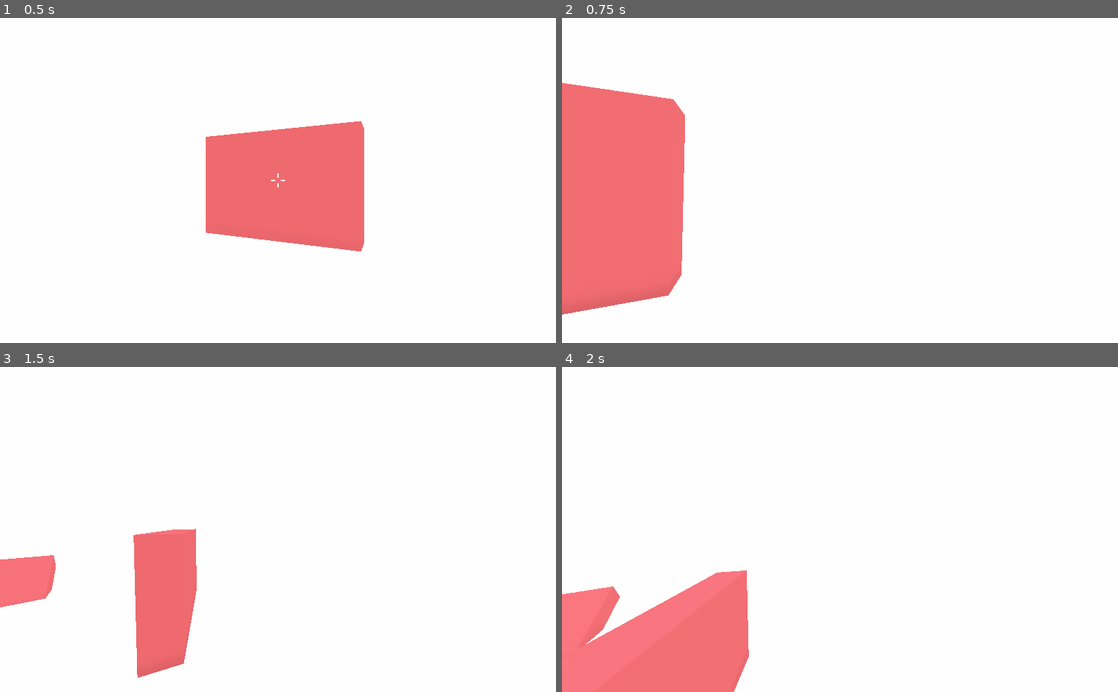
Above: before the commit, frames 1-4 (two rows, left to right).
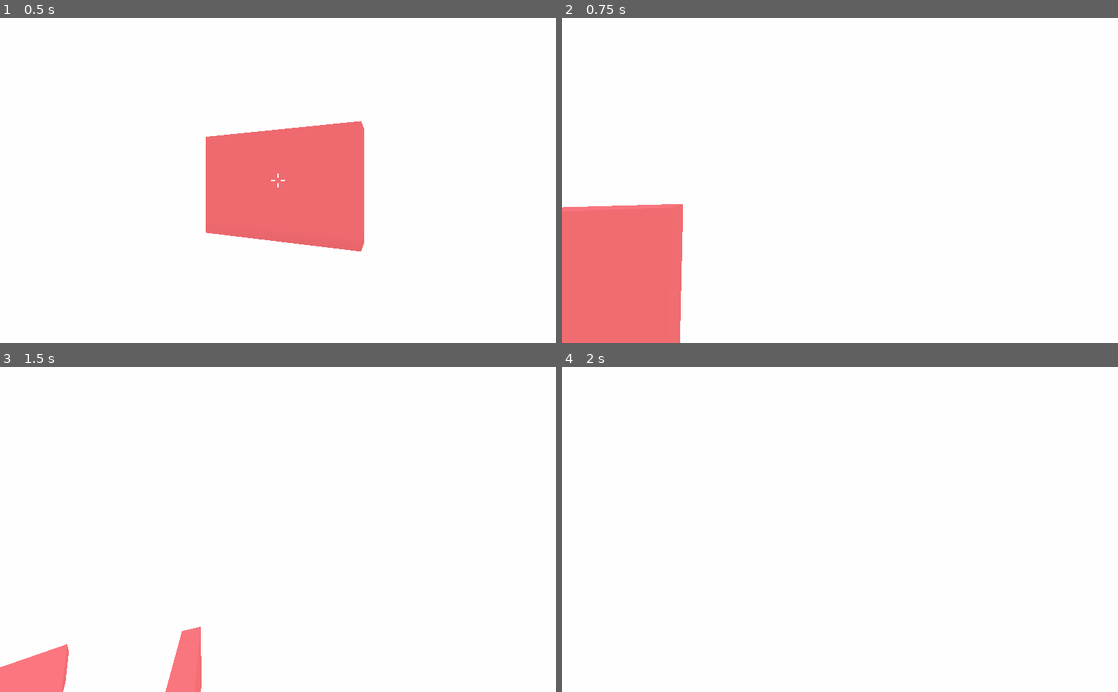
Above: after the commit, the same moments.

Repository: MilkAndBanana01/GODOT-FPS-Toolkit
Game: Godot game, scene res://World/World.tscn
Same seed, same stepped clock (60 frames per second), same inputs: the game is played once before the commit and once after it. A sky picture missing from this copy of the repository is replaced by a grey-blue gradient.
Inputs (mouse positions are in pixels of both pictures, inside the frame that each line leads up to):
- Up to frame 1 (0.5 s): no input
- Up to frame 2 (0.75 s): tap Enter at 0.5 s; move the mouse to (867, 180) at 0.52 s; hold W (move_forward) from 0.53 s (still down); hold E from 0.53 s (still down)
- Up to frame 3 (1.5 s): keep holding W (move_forward); tap Space (jump) at 0.77, 1.07, 1.25 s; tap Q at 0.8, 1.35 s; move the mouse to (250, 529) at 1.27 s; release E at 1.28 s
- Up to frame 4 (2 s): keep holding W (move_forward); tap Space (jump) at 1.52, 1.55, 1.82 s

Frame 1 is identical in both runs. In frame 2, 10% of the frame differs, in the area x 0-23%, y 19-100%; in frame 3, 7.7%; in frame 4, 10%.

Commit message:
flying fundamental implemented

Diff:
--- a/GODOT FPS Toolkit (Godot 3.4)/Player/Movement/Flying/Flying.gd
+++ b/GODOT FPS Toolkit (Godot 3.4)/Player/Movement/Flying/Flying.gd
@@ -7,6 +7,7 @@
 #export var scroll_speed_change := true
 onready var minecraft_style : bool = (Ap.flying.inputs > 1 and Ap.flying.inputs < 4) or (Ap.flying.inputs > 5 and Ap.flying.inputs < 8)
 onready var godot_style : bool = Ap.flying.inputs > 0 and Ap.flying.inputs % 2 != 0
+onready var camera_input : bool = Ap.flying.inputs > 3
 
 onready var timer = Timer.new()
 onready var gravity_enabled = Ap.gravity.enabled
@@ -21,38 +22,40 @@
 	Ap.flying = self
 
 func _ready() -> void:
-	print(godot_style)
 	timer.one_shot = true
 	timer.name = "Fly Input Buffer"
 	add_child(timer)
 	timer.connect("timeout",self,"removeInput")
 
+
 func _input(event: InputEvent) -> void:
 	if Ap.player.is_on_floor():
-		if Input.is_key_pressed(KEY_E):
-			snap = Vector3.ZERO
-			Ap.gravity.enabled = false
-			flying = true
-		if Input.is_key_pressed(KEY_Q):
-			Ap.gravity.enabled = true
-			flying = false
+		if godot_style:
+			if Input.is_key_pressed(KEY_E):
+				snap = Vector3.ZERO
+				Ap.gravity.enabled = false
+				flying = true
+			if Input.is_key_pressed(KEY_Q):
+				Ap.gravity.enabled = true
+				flying = false
+	if Input.is_action_just_pressed("jump") and minecraft_style:
+			if attempt_flying:
+				timer.stop()
+				Ap.gravity.enabled = false
+				if flying:
+					Ap.gravity.enabled = true
+					flying = false
+				else:
+					flying = true
+				attempt_flying = false
+			else:
+				attempt_flying = true
+				timer.start(0.5)
+
 
 func _physics_process(delta: float) -> void:
 	if enabled:
 		if gravity_enabled:
-			if Input.is_action_just_pressed("jump") and minecraft_style:
-					if attempt_flying:
-						timer.stop()
-						Ap.gravity.enabled = false
-						if flying:
-							Ap.gravity.enabled = true
-							flying = false
-						else:
-							flying = true
-						attempt_flying = false
-					else:
-						attempt_flying = true
-						timer.start(0.5)
 			if flying:
 				fly()
 				if Ap.player.is_on_floor():
@@ -62,16 +65,19 @@
 			fly()
 
 func fly():
-	if godot_style:
+	print(Ap.head.rotation)
+	flying_direction = 0
+	if camera_input:
+		flying_direction = clamp(Ap.head.rotation.x,-1.5,1.5) * Input.get_action_strength("move_forward")
+	if godot_style and (Input.is_key_pressed(KEY_E) or Input.is_key_pressed(KEY_Q)):
 		flying_direction = (float(Input.is_key_pressed(KEY_E)) - float(Input.is_key_pressed(KEY_Q)))
-	if minecraft_style:
+	if minecraft_style and (Input.get_action_strength("jump") or Input.is_key_pressed(KEY_SHIFT)):
 		flying_direction = (Input.get_action_strength("jump") - float(Input.is_key_pressed(KEY_SHIFT)))
 	snap = -Ap.player.get_floor_normal() if Ap.player.is_on_floor() and not flying else Vector3.ZERO
 	Ap.player.move_and_slide_with_snap(Vector3(0,flying_direction * speed,0),snap,Vector3.UP)
 
 
 func removeInput():
-	print("end flying")
 	attempt_flying = false
 # Called every frame. 'delta' is the elapsed time since the previous frame.
 #func _process(delta: float) -> void:
--- a/GODOT FPS Toolkit (Godot 3.4)/World/World.tscn
+++ b/GODOT FPS Toolkit (Godot 3.4)/World/World.tscn
@@ -94,7 +94,7 @@
 [node name="Flying" type="Node" parent="Player/Movement Settings"]
 script = ExtResource( 14 )
 enabled = true
-inputs = 3
+inputs = 7
 
 [node name="UI" type="Node" parent="Player"]
 
